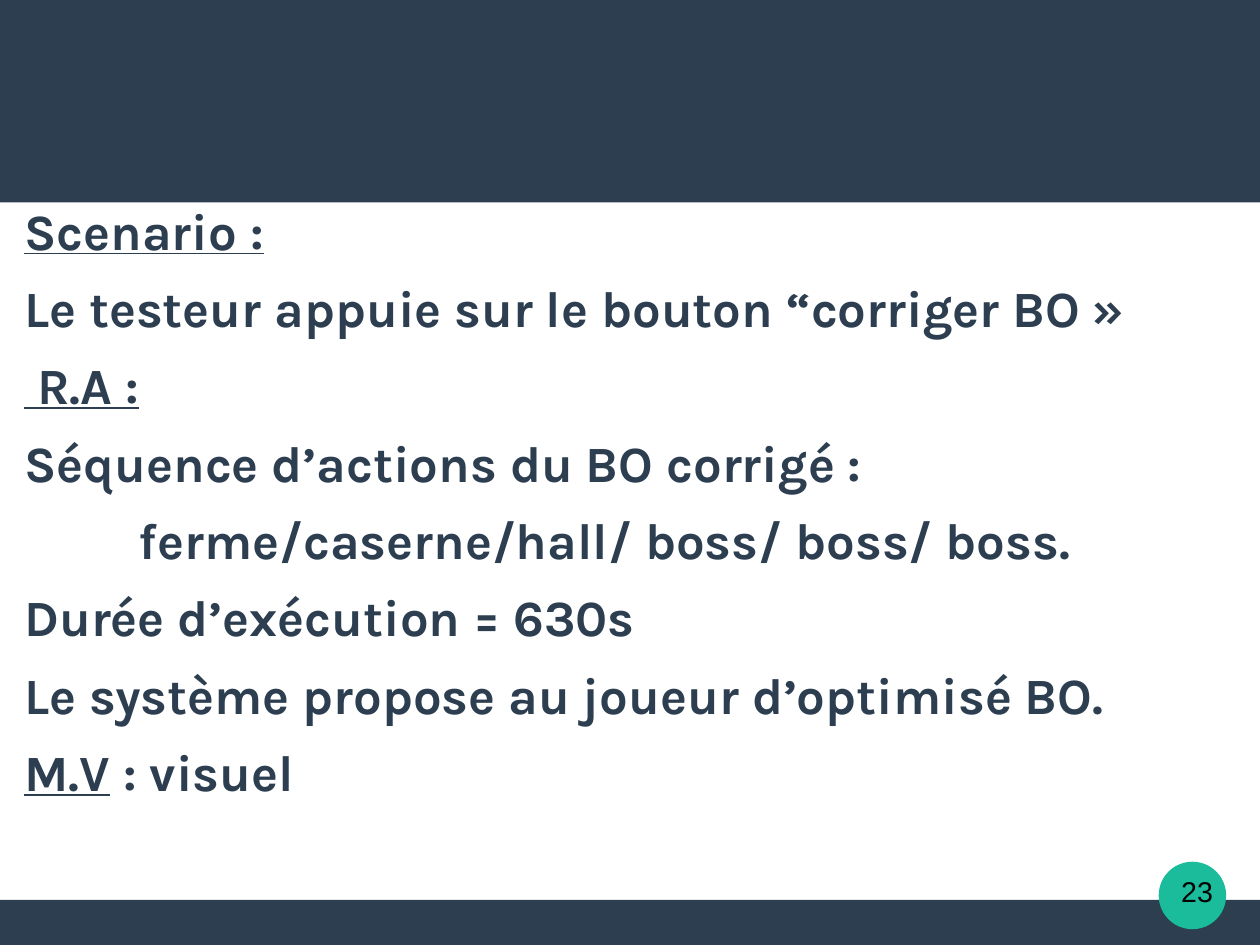
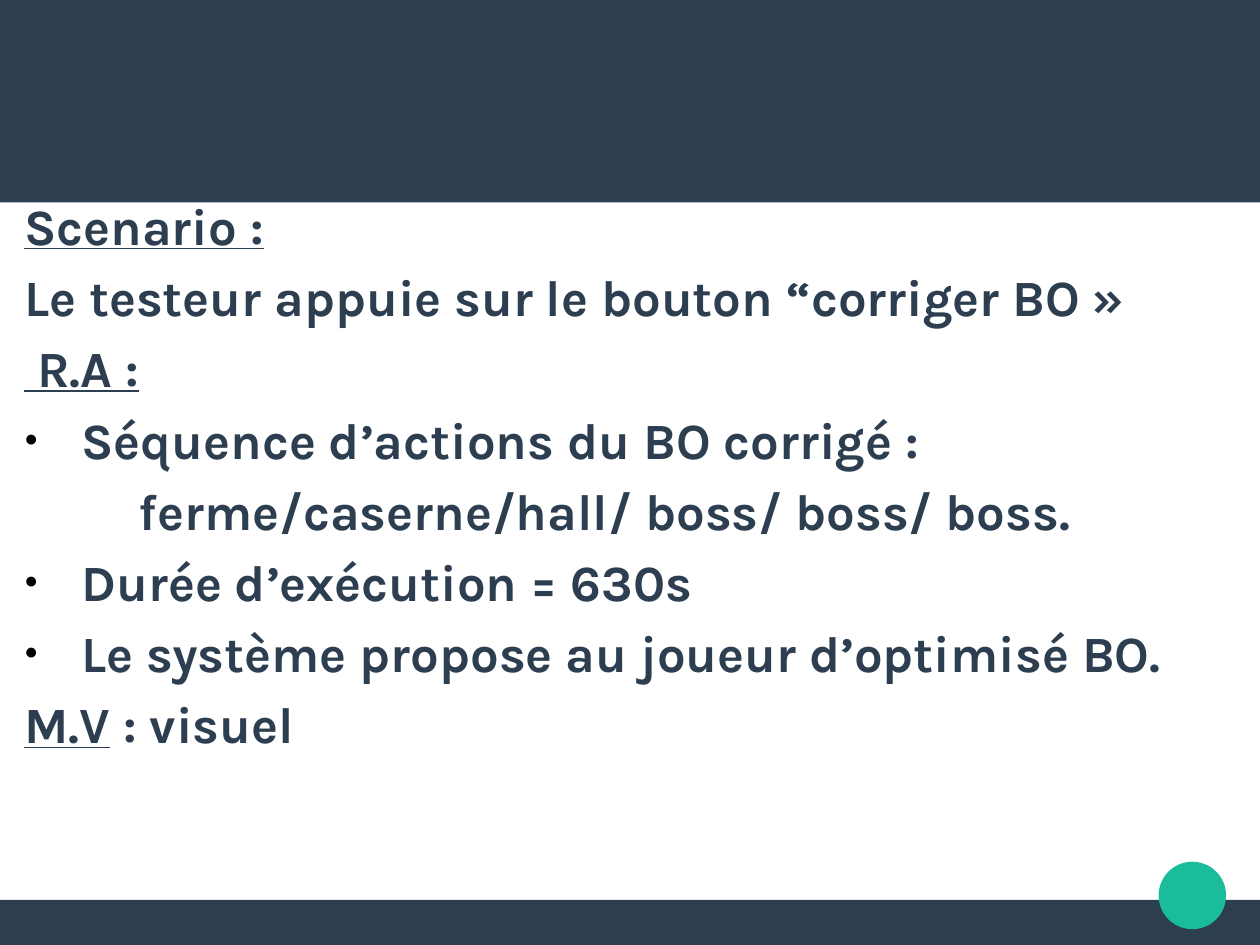
Before and after one commit to natmaurice/tme-il-smartbuilders, a slide deck: slide 23 of IL.odp. Drawn at 1260x945 pixels with LibreOffice and Linux fonts; fonts in the diff are those of the drawing. Boxes give left, top, right and bottom in pixels: in the first picture for what was removed or moved away, otherwise in the second. Text is boxed around its words. In the diff, an @@ line names an element or a change of style, - is before the commit and + after.

```diff
--- a/IL.odp
+++ b/IL.odp
@@ text "Scenario :" at bbox=[24, 199, 1160, 748]: line spacing 0.9 to 0.8; bullet none to ● @@
@@ ellipse removed at bbox=[1159, 862, 1227, 930] @@
@@ freeform shape added at bbox=[1159, 862, 1227, 930], fill #1ABC9C @@
@@ text removed at bbox=[1181, 882, 1213, 903] @@
-23
@@ rectangle removed at bbox=[0, 900, 1260, 944] @@
@@ freeform shape added at bbox=[0, 900, 1260, 944], fill #2C3E50 @@
```
Also in this commit, not shown: 8 other slides changed, 1 other file.
